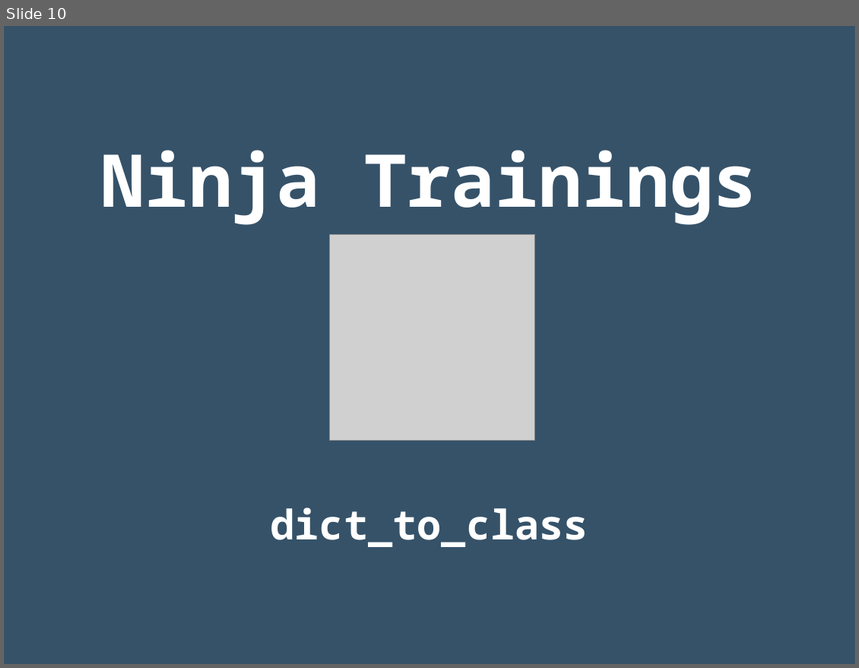
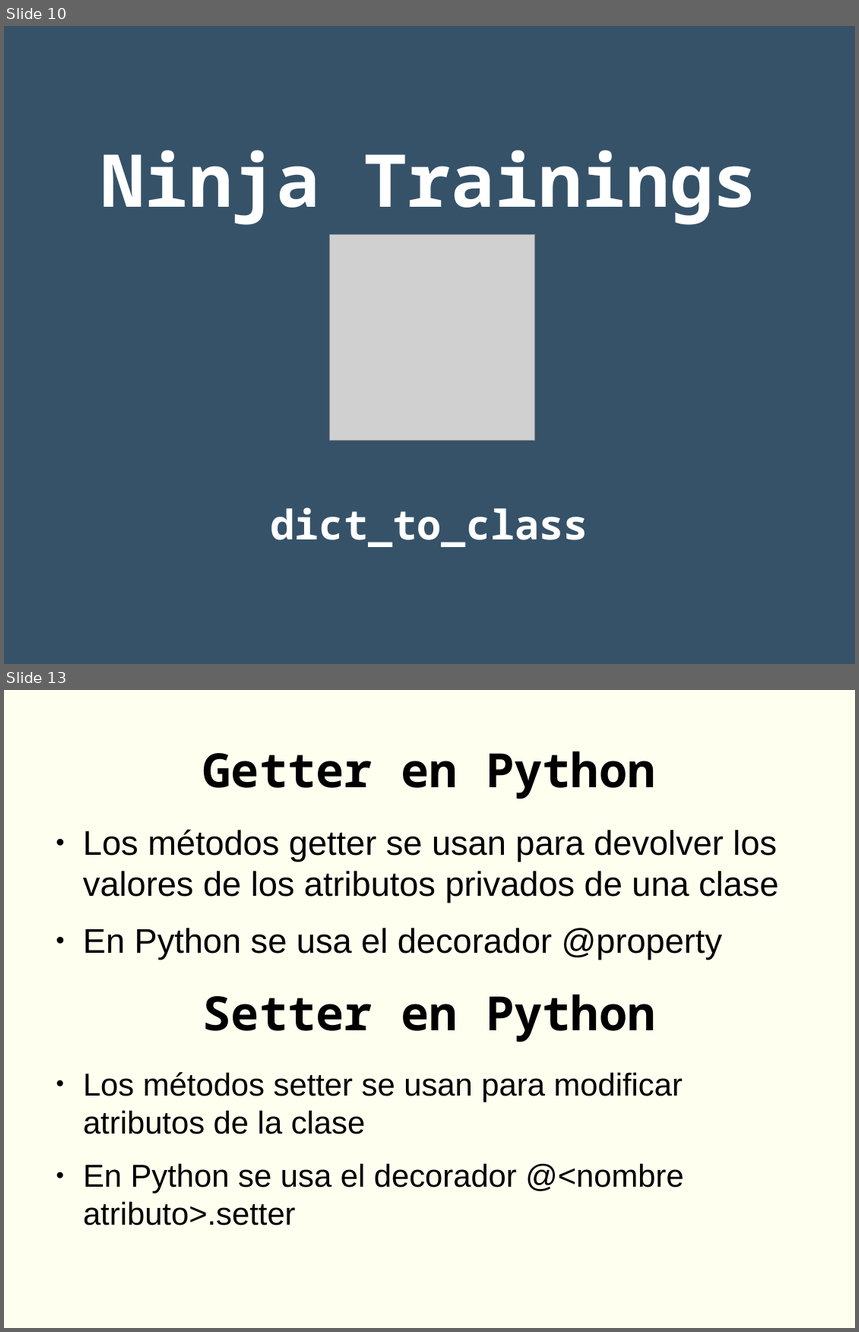
Before and after one commit to rgmf/dwes, a slide deck: unidades/05_poo_en_python/presentacion/01_poo.odp. Shown one above the other, each under a label of ours: slide 10 before the commit, slides 10 and 13 after it; the slides between them are not shown. The pictures are 859x668 and 859x1332 pixels, drawn with LibreOffice and Linux fonts; fonts in the diff are those of the drawing; grey boxes stand for pictures. Boxes give left, top, right and bottom in pixels: in the first picture for what was removed or moved away, otherwise in the second. Text is boxed around its words. In the diff, an @@ line names an element or a change of style, - is before the commit and + after.

Commit message:
Unit 5: getter and setter and ninja training added.

```diff
--- a/unidades/05_poo_en_python/presentacion/01_poo.odp
+++ b/unidades/05_poo_en_python/presentacion/01_poo.odp
@@ slide 13 added at [4,690,855,1328], background #FFFFF0 @@
@@ title added at [203,751,655,799], 44 pt, text #000000, bold @@
+Getter en Python
@@ text added at [83,829,778,959], 32 pt, text #000000 @@
+● Los métodos getter se usan para devolver los valores de los atributos privados de una clase
+● En Python se usa el decorador @property
@@ title added at [203,994,655,1043], 44 pt, text #000000, bold @@
+Setter en Python
@@ text added at [83,1072,683,1194], 29.6 pt, text #000000 @@
+● Los métodos setter se usan para modificar atributos de la clase
+● En Python se usa el decorador @<nombre atributo>.setter
```
Also in this commit, not shown: 1 slide changed, 5 other slides added, 2 other files.
